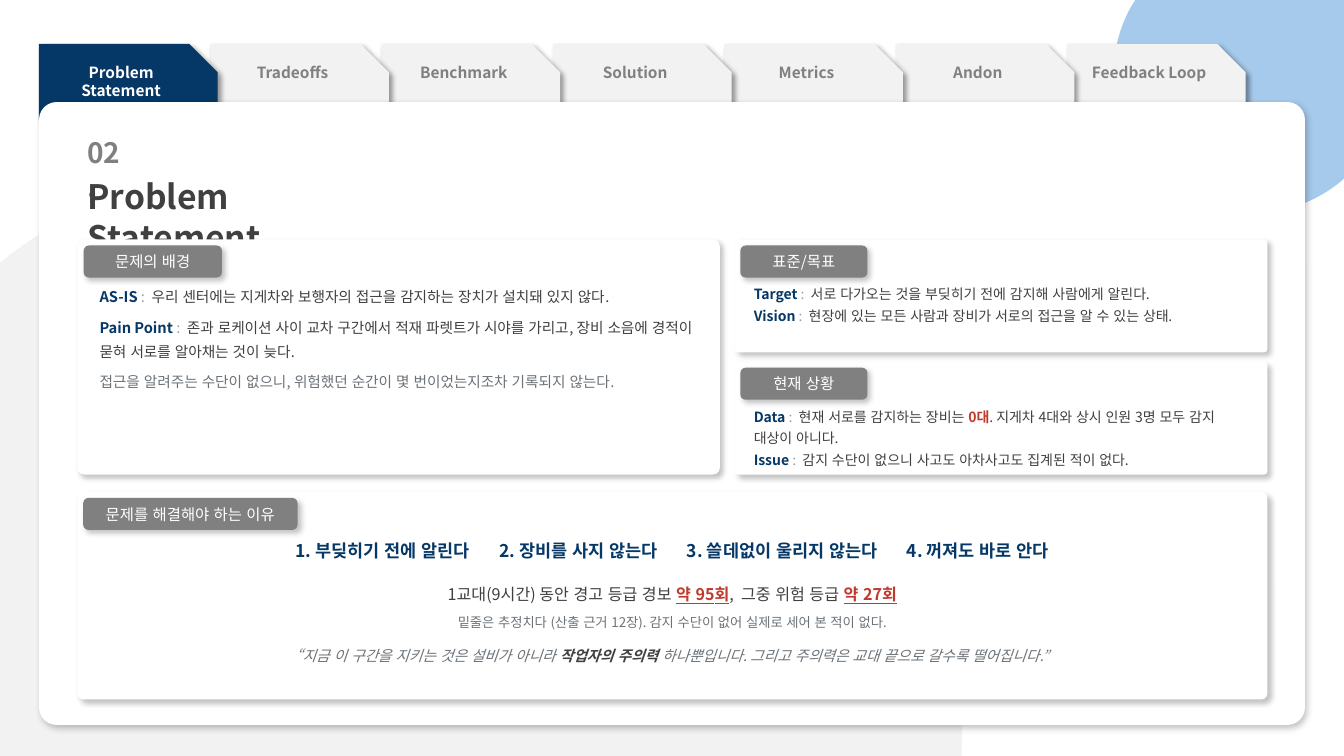
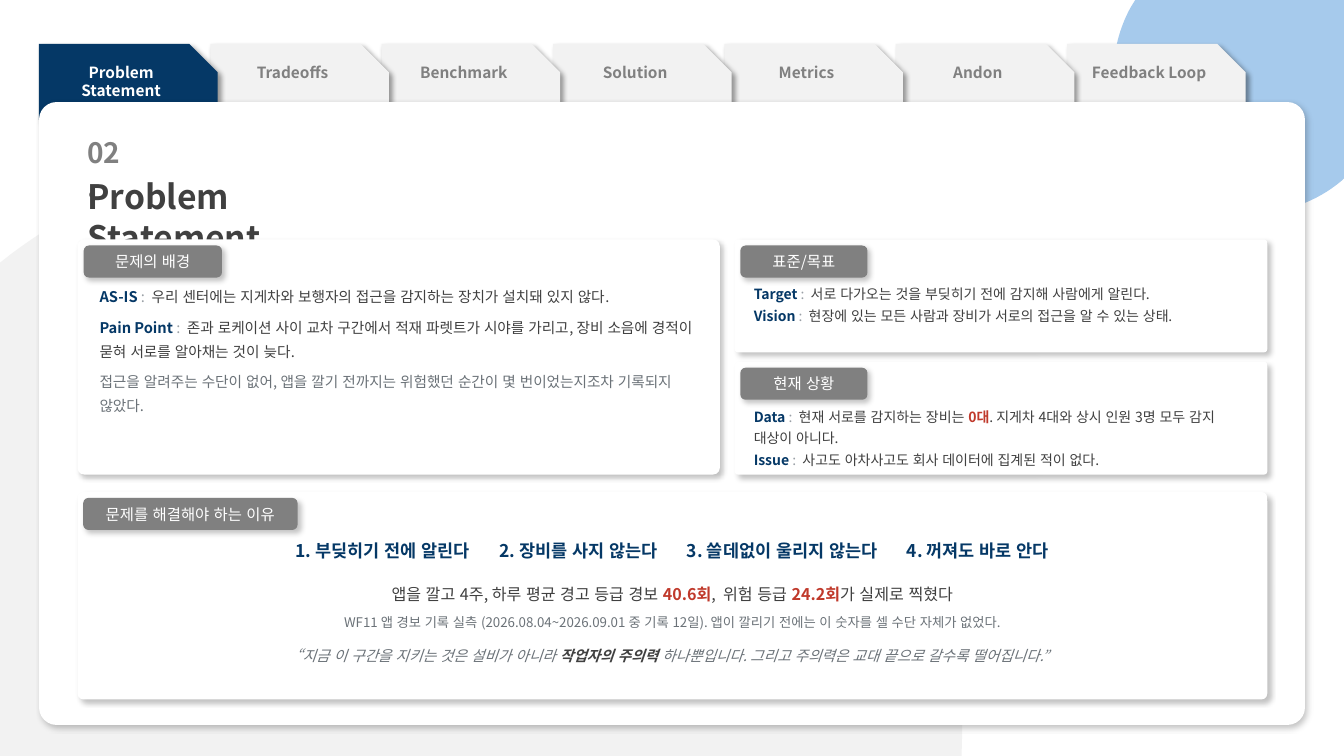
Before and after one commit to pslymzero-cyber/SafeAlert, a slide deck: slide 5 of docs/presentation/contest/SafeAlert_CouSolve_Contest.pptx. Drawn at 1344x756 pixels with LibreOffice and Linux fonts; fonts in the diff are those of the drawing. Boxes give left, top, right and bottom in pixels: in the first picture for what was removed or moved away, otherwise in the second. Text is boxed around its words. In the diff, an @@ line names an element or a change of style, - is before the commit and + after.

```diff
--- a/docs/presentation/contest/SafeAlert_CouSolve_Contest.pptx
+++ b/docs/presentation/contest/SafeAlert_CouSolve_Contest.pptx
@@ text in rounded rectangle at [100, 375, 672, 412]: text changed @@
-접근을 알려주는 수단이 없으니, 위험했던 순간이 몇 번이었는지조차 기록되지 않는다.
+접근을 알려주는 수단이 없어, 앱을 깔기 전까지는 위험했던 순간이 몇 번이었는지조차 기록되지 않았다.
@@ text in rounded rectangle at [754, 453, 1100, 466]: text changed @@
-Issue : 감지 수단이 없으니 사고도 아차사고도 집계된 적이 없다.
+Issue : 사고도 아차사고도 회사 데이터에 집계된 적이 없다.
@@ text at [392, 586, 953, 603]: text changed @@
-1교대(9시간) 동안 경고 등급 경보 약 95회, 그중 위험 등급 약 27회
+앱을 깔고 4주, 하루 평균 경고 등급 경보 40.6회, 위험 등급 24.2회가 실제로 찍혔다
@@ text at [344, 616, 1000, 630]: text changed @@
-밑줄은 추정치다 (산출 근거 12장). 감지 수단이 없어 실제로 세어 본 적이 없다.
+WF11 앱 경보 기록 실측 (2026.08.04~2026.09.01 중 기록 12일). 앱이 깔리기 전에는 이 숫자를 셀 수단 자체가 없었다.
```
Also in this commit, not shown: 4 other slides changed, 2 other files.
